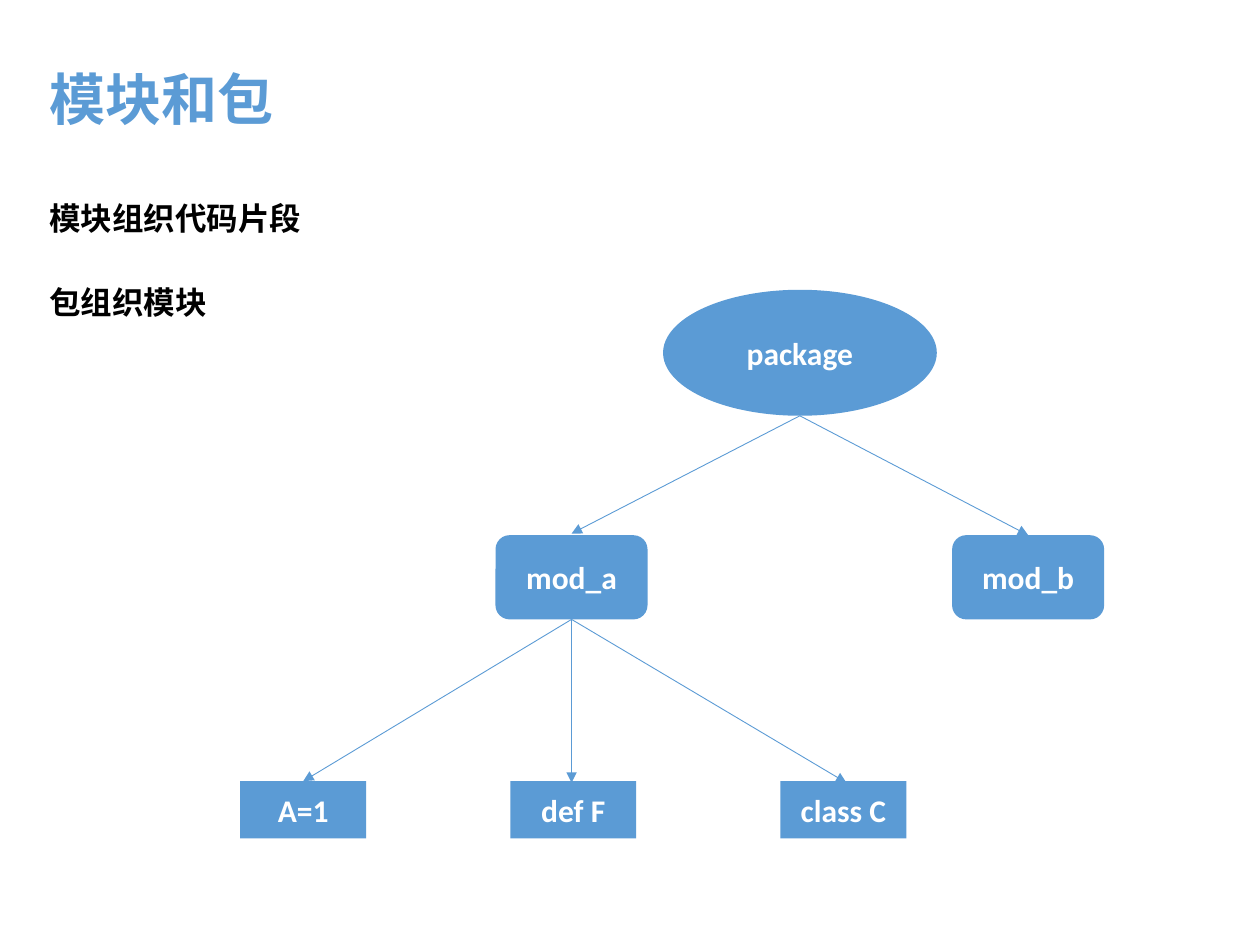
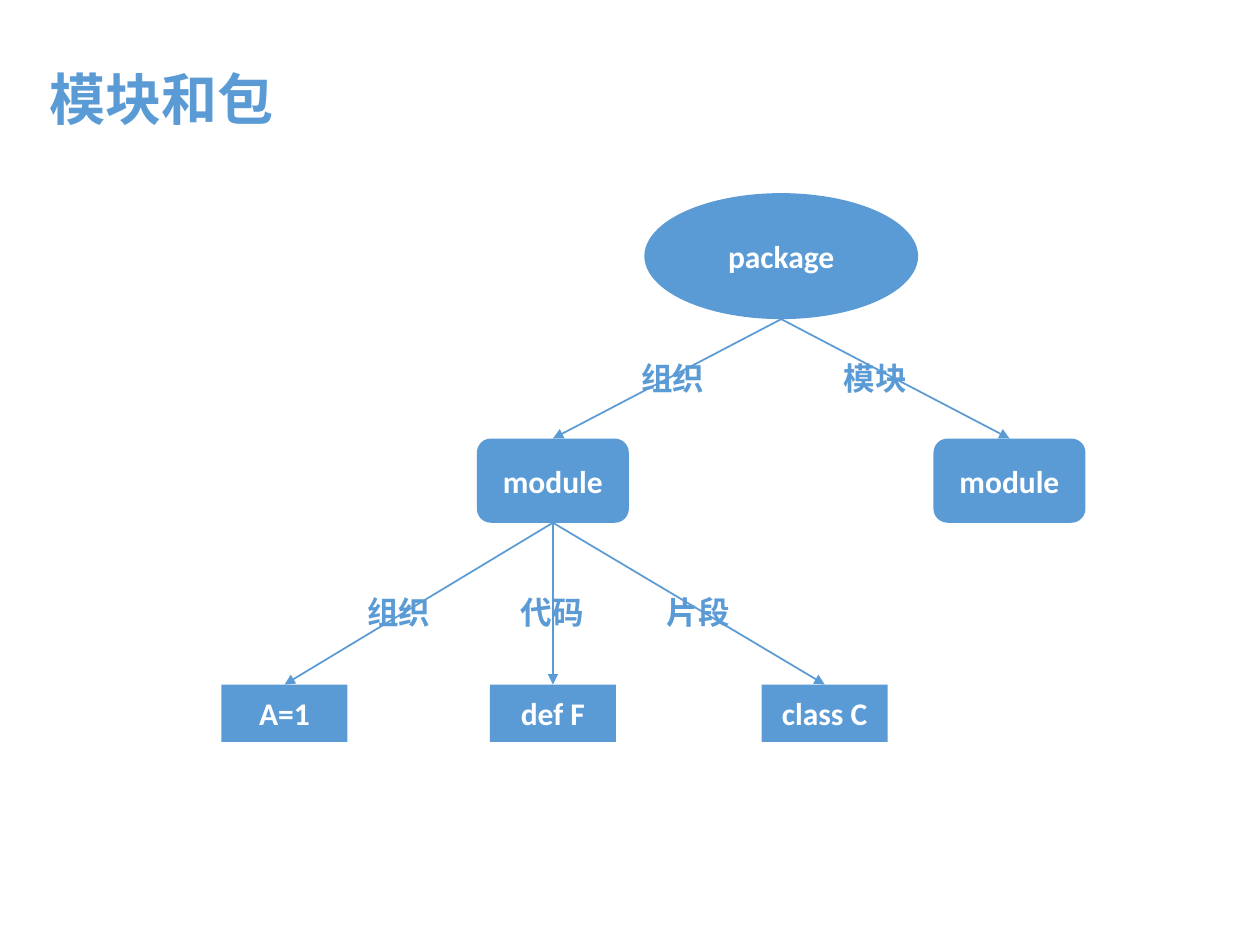
Before and after one commit to menfeng/studynote, a slide deck: slide 3 of python/source code/import/import.pptx (slide 5 before the commit). Drawn at 1260x945 pixels with LibreOffice and Linux fonts; fonts in the diff are those of the drawing. Boxes give left, top, right and bottom in pixels: in the first picture for what was removed or moved away, otherwise in the second. Text is boxed around its words. In the diff, an @@ line names an element or a change of style, - is before the commit and + after.

```diff
--- a/python/source code/import/import.pptx
+++ b/python/source code/import/import.pptx
@@ text removed at box(49, 203, 301, 233) @@
-模块组织代码片段
@@ text removed at box(49, 287, 207, 317) @@
-包组织模块
@@ arrow (781, 319) - (553, 438): stroke #5B9BD5 0.5 pt to #5B9BD5 1 pt @@
@@ arrow (781, 319) - (1009, 438): stroke #5B9BD5 0.5 pt to #5B9BD5 1 pt @@
@@ text added at box(641, 359, 704, 393), 18 pt, text #5B9BD5, bold @@
+组织
@@ text added at box(844, 358, 907, 393), 18 pt, text #5B9BD5, bold @@
+模块
@@ rounded rectangle "module": place and size @@
-rounded rectangle "module" at box(495, 536, 648, 620)
+rounded rectangle "module" at box(476, 438, 629, 523)
@@ rounded rectangle "module": place and size @@
-rounded rectangle "module" at box(953, 536, 1105, 620)
+rounded rectangle "module" at box(934, 438, 1086, 523)
@@ text in rounded rectangle at box(503, 471, 603, 493): text changed @@
-mod_a
+module
@@ text in rounded rectangle at box(959, 471, 1059, 493): text changed @@
-mod_b
+module
@@ arrow (553, 523) - (285, 684): stroke #5B9BD5 0.5 pt to #5B9BD5 1 pt @@
@@ 5 arrows, 3 rectangles, 1 ellipse: place and size @@
-5 arrows, 3 rectangles, 1 ellipse at box(241, 290, 1028, 838)
+5 arrows, 3 rectangles, 1 ellipse at box(222, 193, 1009, 741)
@@ arrow (553, 523) - (553, 684): stroke #5B9BD5 0.5 pt to #5B9BD5 1 pt @@
@@ arrow (553, 523) - (825, 684): stroke #5B9BD5 0.5 pt to #5B9BD5 1 pt @@
@@ text added at box(367, 596, 430, 633), 18 pt, text #5B9BD5, bold @@
+组织
@@ text added at box(521, 592, 584, 633), 18 pt, text #5B9BD5, bold @@
+代码
@@ text added at box(667, 592, 730, 629), 18 pt, text #5B9BD5, bold @@
+片段
```
Also in this commit, not shown: 7 other slides changed, 5 slides added, 2 slides removed.
